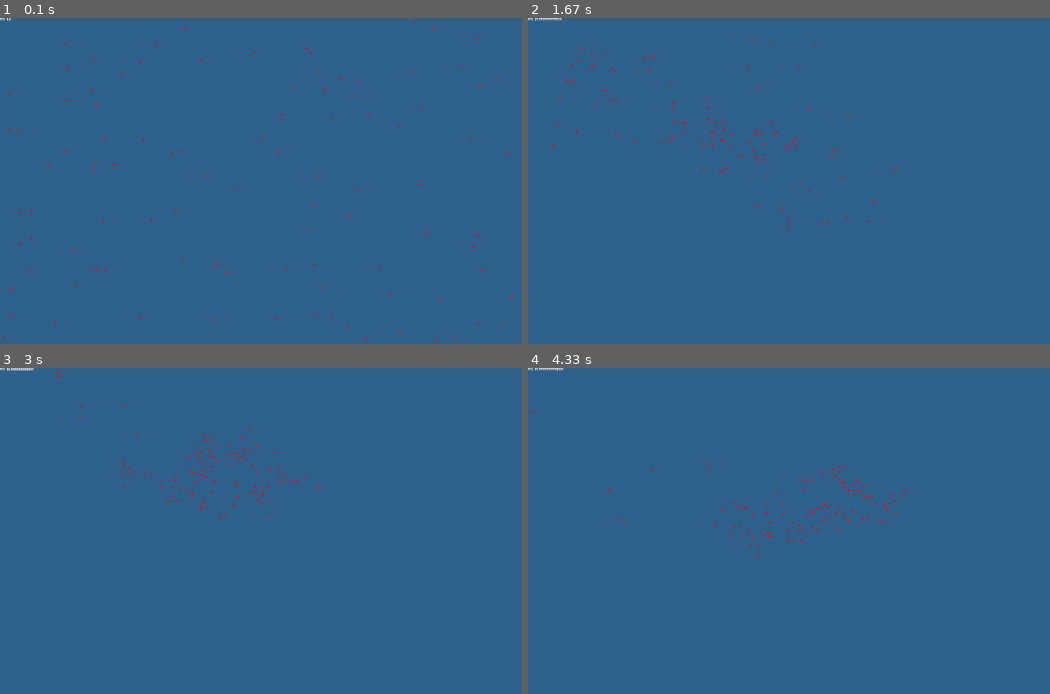
Above: before the commit, frames 1-4 (two rows, left to right).
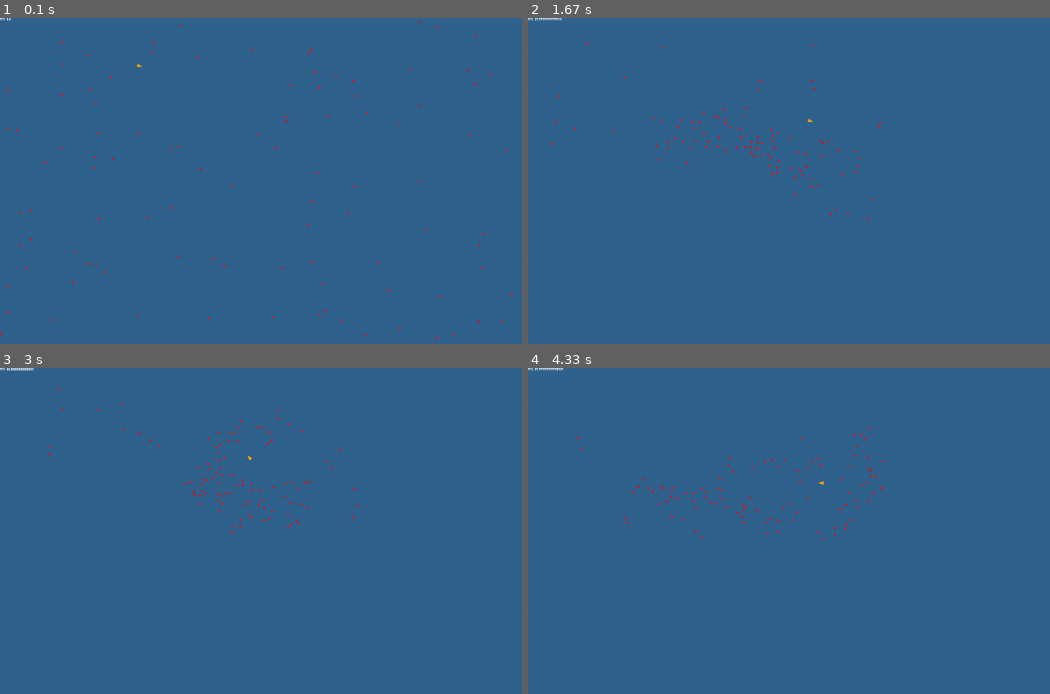
Above: after the commit, the same moments.

Repository: towella/boid-flocking
Game: pygame game, started from code/main.py
Same seed, same stepped clock (60 frames per second), same inputs: the game is played once before the commit and once after it.
Inputs:
- Up to frame 1 (0.1 s): no input
- Up to frame 2 (1.67 s): no input
- Up to frame 3 (3 s): no input
- Up to frame 4 (4.33 s): no input

The runs differ from the first frame. In frame 1, 0.6% of the frame differs, in the area x 0-99%, y 0-100%; in frame 2, 0.6%, in the area x 4-71%, y 6-65%; in frame 3, 0.6%; in frame 4, 0.6%.

Commit message:
Added Predator
- Predator circles around a random point
- When timer is run down, predator will stop circling and move towards center of flock
- Boids will scatter to avoid the predator when it is in their visual radius

Diff:
--- a/code/boids.py
+++ b/code/boids.py
@@ -5,10 +5,14 @@
 
 minute = 60 * 60  # 60fps * 60 seconds
 
+
 class Flock:
-    def __init__(self, surface, flock_size, use_wind=False):
+    def __init__(self, surface, flock_size, use_predator=False, use_wind=False):
         self.surface = surface
         self.boids = [Boid(self.surface) for b in range(flock_size)]
+
+        self.use_predator = use_predator
+        self.predator = BoidPredator(self.surface)
 
         self.max_wind = 3
         self.min_wind_change = int(minute * 0.1)
@@ -32,12 +36,14 @@
             self.wind_change = randint(self.min_wind_change, self.max_wind_change)
 
         # update boids
+        self.predator.update(self.boids, self.wind)
         for b in self.boids:
-            b.update(self.boids, self.wind)
+            b.update(self.boids, self.wind, self.predator)
 
     def draw(self):
         for b in self.boids:
             b.draw()
+        self.predator.draw()
 
 
 class Boid:
@@ -46,7 +52,7 @@
         self.rot_deg = 0
 
         self.pos = [randint(0, surface.get_width()), randint(0, surface.get_height())]  # x, y
-        self.vel = [1, 1]  # x, y
+        self.vel = [0, 0]  # x, y
         self.min_speed = 1
         self.max_speed = 5  # 3 or 5
 
@@ -58,6 +64,7 @@
 
         self.matching_factor = 0.02  # loose 0.02 or 0.05 tight, tend towards average velocity (multiplier)
         self.centering_factor = 0.001  # 0.005 tend towards center of visual flock (multiplier)
+        self.escape_factor = 0.2  # factor boids attempt to escape predator (multiplier)
 
     def get_pos(self):
         return self.pos
@@ -65,7 +72,7 @@
     def get_vel(self):
         return self.vel
 
-    def update(self, boids, wind):
+    def update(self, boids, wind, predator=None):
         # steering
         close_dx = 0
         close_dy = 0
@@ -113,6 +120,13 @@
         self.vel[0] += close_dx * self.turn_factor
         self.vel[1] += close_dy * self.turn_factor
 
+        # - steer away from predator -
+        if predator is not None:
+            pred_pos = predator.get_pos()
+            if get_distance(self.pos, pred_pos) <= self.visual_r:
+                self.vel[0] += (self.pos[0] - pred_pos[0]) * self.escape_factor
+                self.vel[1] += (self.pos[1] - pred_pos[1]) * self.escape_factor
+
         # - steer away from screen edges -
         # left margin
         if self.pos[0] < self.screen_margin:
@@ -160,3 +174,117 @@
              self.pos[1] + math.cos(math.radians(self.rot_deg - 90)) * point_sides]
         ]
         pygame.draw.polygon(self.surface, "red", outline)
+
+
+class BoidPredator:
+    def __init__(self, surface):
+        self.surface = surface
+        self.rot_deg = 0
+
+        self.pos = [randint(0, surface.get_width()), randint(0, surface.get_height())]  # x, y
+        self.vel = [0, 0]  # x, y
+        self.min_speed = 1
+        self.max_speed = 7  # 3 or 5
+
+        self.turn_factor = 0.1  # 0.1 or 0.05 amount boid turns (multiplier)
+        self.screen_margin = 400  # 200 margin from screen edge before turning
+
+        self.min_attack_timer = int(minute * 0.1)
+        self.max_attack_timer = int(minute * 0.7)
+        self.attack_timer = randint(self.min_attack_timer, self.max_attack_timer)
+        self.attack_duration = 60 * 5  # 60fps * 5 seconds
+
+        self.centering_factor = 0.01  # how fast moves towards flock center (multiplier)
+        self.circling_pos = [randint(0, self.surface.get_width()), randint(0, self.surface.get_height())]
+        self.circling_factor = 0.004
+        self.circling_max_speed = 4
+
+    def get_pos(self):
+        return self.pos
+
+    def update(self, boids, wind):
+        # alignment and cohesion
+        avg_x_pos = 0
+        avg_y_pos = 0
+        neighbours = 0
+
+        self.attack_timer -= 1
+
+        # loop through all other boids in flock
+        for b in boids:
+            bpos = b.get_pos()
+            dist = get_distance(self.pos, bpos)
+            # attack if timer is in attack window
+            if -self.attack_duration <= self.attack_timer < 0:
+                avg_x_pos += bpos[0]
+                avg_y_pos += bpos[1]
+                neighbours += 1
+
+        # if attack timer is exceeded, reset all
+        if self.attack_timer < -self.attack_duration:
+            self.attack_timer = randint(self.min_attack_timer, self.max_attack_timer)
+            self.circling_pos = [randint(0, self.surface.get_width()), randint(0, self.surface.get_height())]
+
+        # tend towards avg pos of entire flock when attacking (neighbours only incremented when attacking)
+        if neighbours > 0:
+            avg_x_pos /= neighbours
+            avg_y_pos /= neighbours
+            self.vel[0] += (avg_x_pos - self.pos[0]) * self.centering_factor
+            self.vel[1] += (avg_y_pos - self.pos[1]) * self.centering_factor
+        # otherwise circle around point
+        elif self.attack_timer >= 0:
+            # multiply by random(0.5, 1) to add randomness to circling path
+            self.vel[0] += (self.circling_pos[0] - self.pos[0]) * self.circling_factor * randint(5, 10) / 10
+            self.vel[1] += (self.circling_pos[1] - self.pos[1]) * self.circling_factor * randint(5, 10) / 10
+
+        # - steer away from screen edges -
+        # left margin
+        if self.pos[0] < self.screen_margin:
+            self.vel[0] = self.vel[0] + self.turn_factor
+        # right margin
+        elif self.pos[0] > self.surface.get_width() - self.screen_margin:
+            self.vel[0] = self.vel[0] - self.turn_factor
+        # bottom margin
+        if self.pos[1] > self.surface.get_height() - self.screen_margin:
+            self.vel[1] = self.vel[1] - self.turn_factor
+        # top margin
+        elif self.pos[1] < self.screen_margin:
+            self.vel[1] = self.vel[1] + self.turn_factor
+
+        # - set speed within bounds -
+        speed = math.sqrt(self.vel[0] ** 2 + self.vel[1] ** 2)
+        # find fraction of speed each vel component makes up then multiply to cap at max or min speed
+        # circling has separate cap to normal movement
+        if speed > self.circling_max_speed and self.attack_timer > 0:
+            self.vel[0] = (self.vel[0] / speed) * self.circling_max_speed
+            self.vel[1] = (self.vel[1] / speed) * self.circling_max_speed
+        elif speed > self.max_speed:
+            self.vel[0] = (self.vel[0] / speed) * self.max_speed
+            self.vel[1] = (self.vel[1] / speed) * self.max_speed
+        elif speed < self.min_speed:
+            self.vel[0] = (self.vel[0] / speed) * self.min_speed
+            self.vel[1] = (self.vel[1] / speed) * self.min_speed
+
+        # - apply velocity and wind -
+        # wind is separate force to boid velocity (external force)
+        self.pos[0] += self.vel[0] + wind[0]
+        self.pos[1] += self.vel[1] + wind[1]
+
+        # - calculate angle (for rendering) -
+        self.rot_deg = math.degrees(math.atan2(self.vel[0], self.vel[1]))
+
+    def draw(self):
+        point_ahead = 12
+        point_sides = 4
+        outline = [
+            # point ahead
+            [self.pos[0] + math.sin(math.radians(self.rot_deg)) * point_ahead,
+             self.pos[1] + math.cos(math.radians(self.rot_deg)) * point_ahead],
+            # point side1
+            [self.pos[0] + math.sin(math.radians(self.rot_deg + 90)) * point_sides,
+             self.pos[1] + math.cos(math.radians(self.rot_deg + 90)) * point_sides],
+            # point side2
+            [self.pos[0] + math.sin(math.radians(self.rot_deg - 90)) * point_sides,
+             self.pos[1] + math.cos(math.radians(self.rot_deg - 90)) * point_sides]
+        ]
+        pygame.draw.polygon(self.surface, "orange", outline)
--- a/code/level.py
+++ b/code/level.py
@@ -36,10 +36,11 @@
         self.large_font = Font(resource_path(fonts['large_font']), 'white')
 
         # flock
-        flock_size = 50
-        flocks = 2
+        flock_size = 100
+        flocks = 1
+        use_predator = True
         use_wind = False
-        self.flocks = [Flock(self.screen_surface, flock_size, use_wind) for i in range(flocks)]
+        self.flocks = [Flock(self.screen_surface, flock_size, use_predator, use_wind) for i in range(flocks)]
 
 # -- check methods --
 
Not shown, changed: TODO
